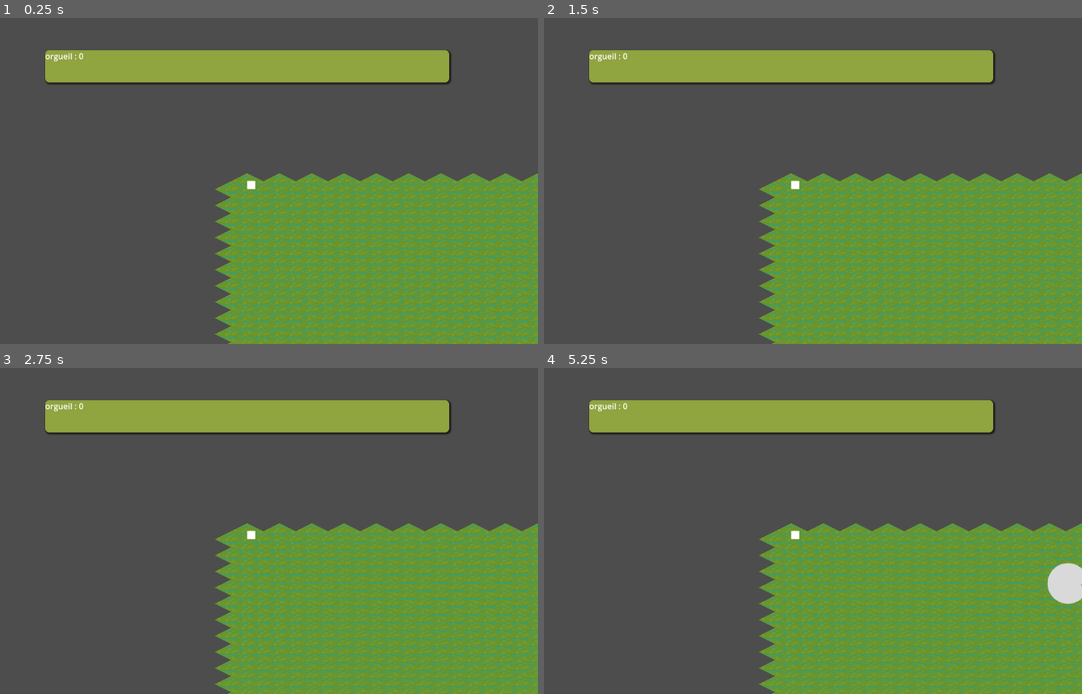
Above: before the commit, frames 1-4 (two rows, left to right).
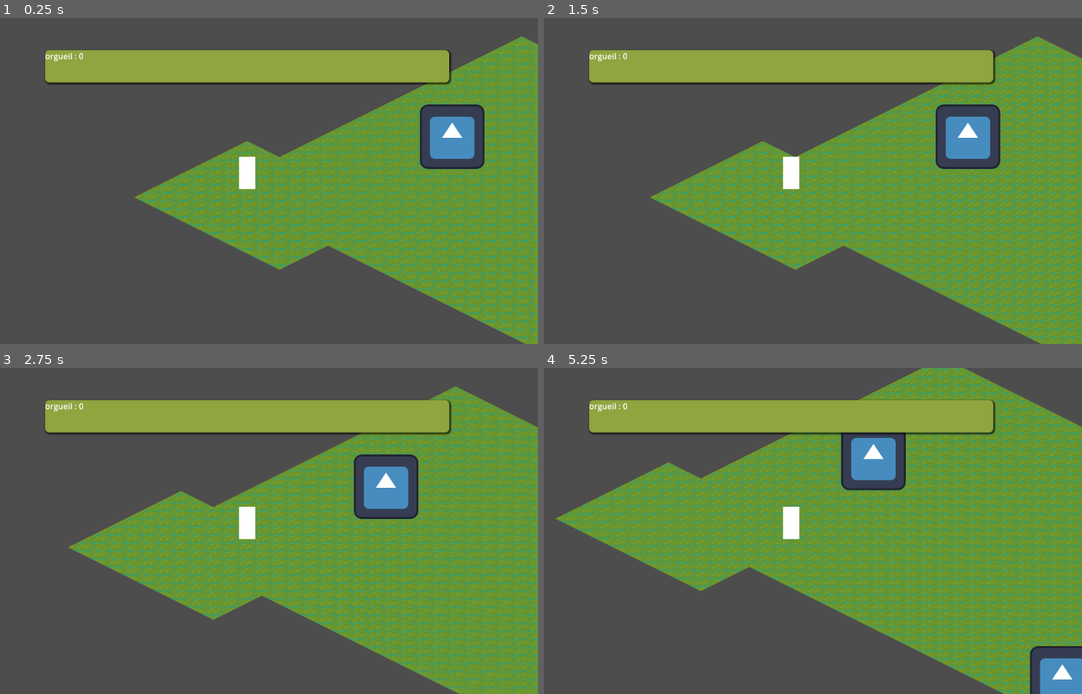
Above: after the commit, the same moments.

Repository: philoufc/gamejam_cobayes
Game: Godot game, scene res://scenes/world_raph.tscn
Two runs of this game, one before a commit and one after it. Both use one fixed random seed, a clock stepped at 60 frames per second and the inputs below. Before the commit the project starts from res://scenes/world_math.tscn. The engine's default icon, where the game draws it, is replaced by a stand-in: a white triangle on a blue panel in a dark square.
Inputs (mouse positions are in pixels of both pictures, inside the frame that each line leads up to):
- Up to frame 1 (0.25 s): no input
- Up to frame 2 (1.5 s): tap Enter at 0.5 s; move the mouse to (920, 164) at 0.52 s; press the mouse at (920, 164) at 0.53 s; move the mouse to (673, 197) at 1.27 s; release the mouse at (673, 197) at 1.28 s; click (673, 197) at 1.35 s
- Up to frame 3 (2.75 s): move the mouse to (306, 459) at 2.02 s; press the mouse at (306, 459) at 2.03 s
- Up to frame 4 (5.25 s): move the mouse to (764, 596) at 2.77 s; release the mouse at (764, 596) at 2.78 s; click (764, 596) at 2.85 s; move the mouse to (963, 579) at 3.52 s; press the mouse at (963, 579) at 3.53 s; move the mouse to (619, 482) at 4.27 s; release the mouse at (619, 482) at 4.28 s; click (619, 482) at 4.35 s; move the mouse to (818, 531) at 5.02 s; press the mouse at (818, 531) at 5.03 s

The runs differ from the first frame. In frame 1, 25% of the frame differs, in the area x 25-100%, y 5-100%; in frame 2, 34%; in frame 3, 35%; in frame 4, 48%, in the area x 2-100%, y 0-100%.

Commit message:
hello world

Diff:
--- a/jam_cobayes_2024/project.godot
+++ b/jam_cobayes_2024/project.godot
@@ -11,7 +11,7 @@
 [application]
 
 config/name="jam_cobayes_2024"
-run/main_scene="res://scenes/world_math.tscn"
+run/main_scene="res://scenes/world_raph.tscn"
 config/features=PackedStringArray("4.2", "GL Compatibility")
 config/icon="res://icon.svg"
 
--- a/jam_cobayes_2024/scenes/Player.gd
+++ b/jam_cobayes_2024/scenes/Player.gd
@@ -1,6 +1,6 @@
 extends Node2D
 
-@onready var tile_map = $"../TileMap"
+@onready var tile_map = $"../World/TileMap"
 
 var astar_grid: AStarGrid2D
 var current_id_path: Array[Vector2i]
@@ -8,17 +8,21 @@
 var is_moving: bool
 
 func _ready():
+	await get_tree().process_frame
 	astar_grid = AStarGrid2D.new()
 	astar_grid.region = tile_map.get_used_rect()
-	astar_grid.cell_size = Vector2(64, 32) # 64 by 32 pixels
-	astar_grid.diagonal_mode = AStarGrid2D.DIAGONAL_MODE_NEVER
+	# astar_grid.cell_size = Vector2(64, 32) # 64 by 32 pixels
+	astar_grid.diagonal_mode = AStarGrid2D.DIAGONAL_MODE_ONLY_IF_NO_OBSTACLES
+	astar_grid.default_compute_heuristic = AStarGrid2D.HEURISTIC_MANHATTAN
+	astar_grid.default_estimate_heuristic = AStarGrid2D.HEURISTIC_MANHATTAN
+	#astar_grid.jumping_enabled = true
 	astar_grid.update()
 
 	for x in tile_map.get_used_rect().size.x:
 		for y in tile_map.get_used_rect().size.y:
 			var tile_position = Vector2i(
-				x + tile_map.get_used_rect().position.x,
-				y + tile_map.get_used_rect().position.y
+				x + int(astar_grid.region.position.x),
+				y + int(astar_grid.region.position.y)
 			)
 
 			var tile_data = tile_map.get_cell_tile_data(0, tile_position)
@@ -30,9 +34,7 @@
 	if event.is_action_pressed("move") == false:
 		return
 
-	var id_path = astar_grid.get_id_path(
-		tile_map.local_to_map(global_position),
-		tile_map.local_to_map(get_global_mouse_position()))
+	var id_path
 
 	if is_moving:
 		id_path = astar_grid.get_id_path(
@@ -41,16 +43,17 @@
 		)
 		print("is_moving: ", id_path)
 	else:
-		astar_grid.get_id_path(
+		id_path = astar_grid.get_id_path(
 			tile_map.local_to_map(global_position),
 			tile_map.local_to_map(get_local_mouse_position())
 		)
 		print("else: ", id_path)
+
 	if id_path.is_empty() == false:
 		current_id_path = id_path
 
 
-func _physics_process(delta):
+func _physics_process(_delta):
 	if current_id_path.is_empty():
 		return
 
--- a/jam_cobayes_2024/scenes/player.tscn
+++ b/jam_cobayes_2024/scenes/player.tscn
@@ -9,7 +9,16 @@
 visible = false
 
 [node name="ColorRect" type="ColorRect" parent="."]
+anchors_preset = 8
+anchor_left = 0.5
+anchor_top = 0.5
+anchor_right = 0.5
+anchor_bottom = 0.5
+offset_left = -16.0
+offset_top = -48.0
 offset_right = 16.0
 offset_bottom = 16.0
+grow_horizontal = 2
+grow_vertical = 2
 
 [node name="Camera2D" type="Camera2D" parent="."]
--- a/jam_cobayes_2024/scenes/world_raph.tscn
+++ b/jam_cobayes_2024/scenes/world_raph.tscn
@@ -733,6 +733,7 @@
 
 [sub_resource type="TileSet" id="TileSet_v61j0"]
 tile_shape = 1
+tile_layout = 4
 tile_size = Vector2i(64, 32)
 physics_layer_0/collision_layer = 1
 navigation_layer_0/layers = 1
@@ -752,7 +753,7 @@
 format = 2
 layer_0/name = "Ground"
 layer_0/y_sort_enabled = true
-layer_0/tile_data = PackedInt32Array(-1, 0, 0, 0, 0, 0, 131071, 0, 0)
+layer_0/tile_data = PackedInt32Array(-1, 0, 0, 0, 0, 0, 131071, 0, 0, 65535, 0, 0, 65534, 0, 0, 131070, 0, 0, 196606, 0, 0, 196607, 0, 0, 131072, 0, 0, 65536, 0, 0, 65537, 0, 0, 1, 0, 0, -65535, 0, 0, -131071, 0, 0, -131072, 0, 0, -65537, 0, 0, -2, 0, 0, -65536, 0, 0, -65538, 0, 0, -131073, 0, 0, -196608, 0, 0, -131070, 0, 0, -65534, 0, 0, -196607, 0, 0, -196606, 0, 0, 2, 0, 0, 65538, 0, 0, 131073, 0, 0, 196609, 0, 0, 196608, 0, 0, 262143, 0, 0, 131074, 0, 0, 196610, 0, 0, 262142, 0, 0, 262141, 0, 0, 196605, 0, 0, 196604, 0, 0, 131068, 0, 0, 131069, 0, 0, 65533, 0, 0, 327677, 0, 0, 327676, 0, 0, 262140, 0, 0, 65532, 0, 0, -3, 0, 0, -65539, 0, 0, -131074, 0, 0, -131075, 0, 0, -65540, 0, 0, -4, 0, 0, 327679, 0, 0, 327678, 0, 0, 393214, 0, 0, 262146, 0, 0, 262145, 0, 0, 262144, 0, 0, 327680, 0, 0, 327681, 0, 0, 327682, 0, 0, 393215, 0, 0, 393213, 0, 0, 393212, 0, 0, -131076, 0, 0)
 
 [node name="UI" parent="World" instance=ExtResource("3_b5u1l")]
 
Not shown: 1 places in jam_cobayes_2024/scenes/player.tscn that only renumber resources
Not shown: 1 places in jam_cobayes_2024/scenes/world.tscn that only renumber resources
Not shown: 1 places in jam_cobayes_2024/scenes/world_raph.tscn that only renumber resources
